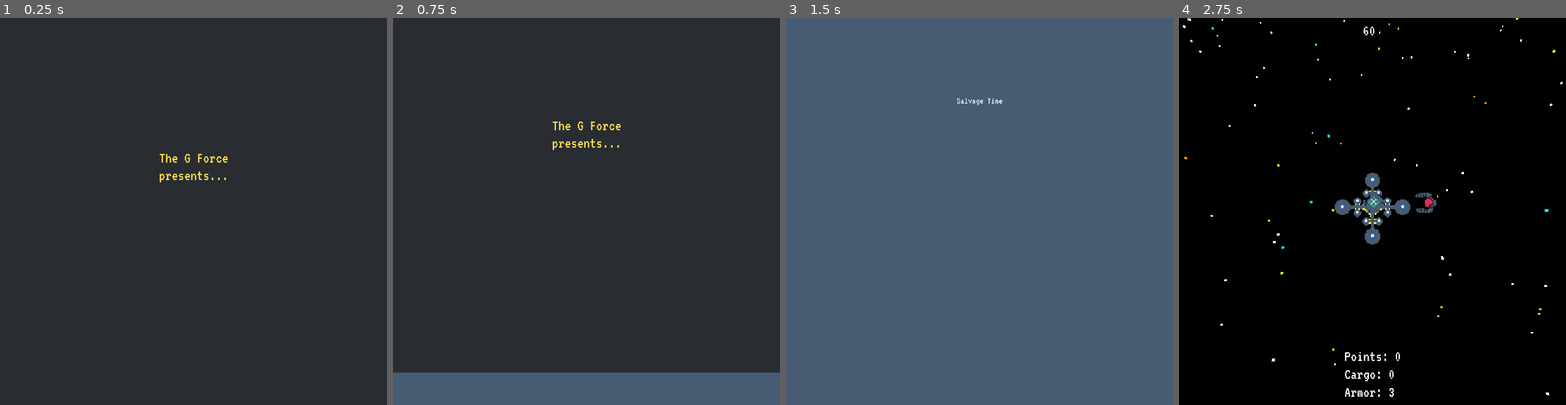
Above: before the commit, frames 1-4 (left to right).
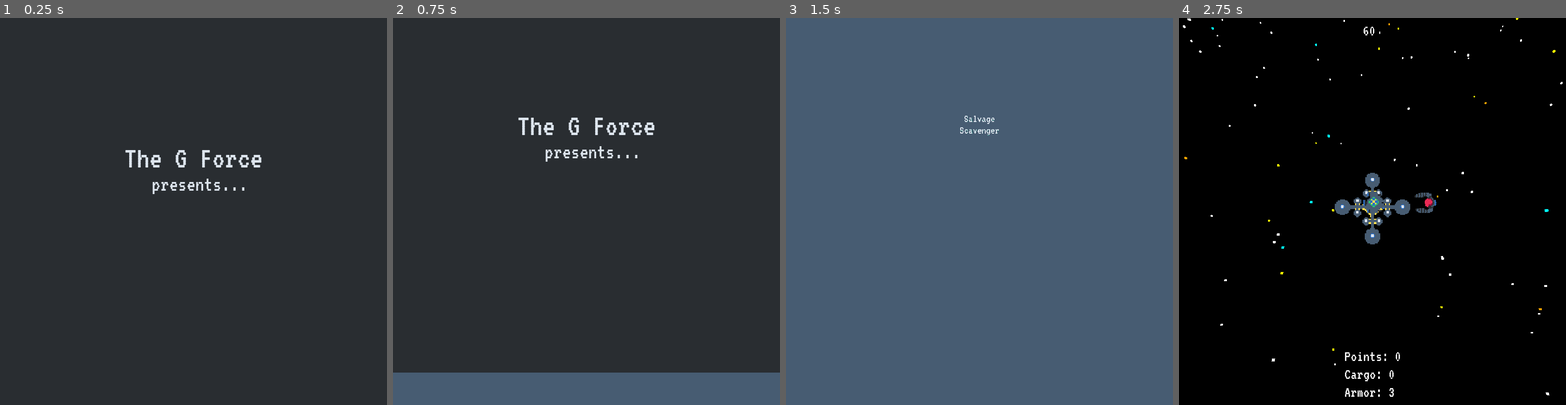
Above: after the commit, the same moments.

Repository: the-g-force/2022-January
Game: Godot game, scene res://Intro/MainMenu.tscn
The game is run twice, just before and just after one commit, with the same random seed, the same clock (stepped at 60 frames per second) and the same inputs. This scene is started directly instead of the project's main scene.
Inputs (mouse positions are in pixels of both pictures, inside the frame that each line leads up to):
- Up to frame 1 (0.25 s): no input
- Up to frame 2 (0.75 s): tap Enter at 0.5 s; move the mouse to (671, 192) at 0.52 s; hold D (move_right) from 0.53 s (still down); tap Space (fire) at 0.6 s; click (671, 192) at 0.67 s
- Up to frame 3 (1.5 s): move the mouse to (902, 230) at 1.27 s; release D (move_right) at 1.28 s; hold S (move_down) from 1.28 s (still down); tap Space (fire) at 1.35 s
- Up to frame 4 (2.75 s): release S (move_down) at 2 s; click "Play!" at 2 s

The runs differ from the first frame. In frame 1, 1.0% of the frame differs, in the area x 32-68%, y 34-46%; in frame 2, 1.0%; in frame 3, 0.2%; in frame 4, nothing differs.

Commit message:
Change title and instructions

Diff:
--- a/project/Intro/MainMenu.tscn
+++ b/project/Intro/MainMenu.tscn
@@ -1,11 +1,11 @@
-[gd_scene load_steps=9 format=2]
+[gd_scene load_steps=10 format=2]
 
 [ext_resource path="res://Intro/MainMenu.gd" type="Script" id=1]
 [ext_resource path="res://World/VT323-Regular.ttf" type="DynamicFontData" id=2]
 [ext_resource path="res://World/palette.png" type="Texture" id=3]
 
 [sub_resource type="DynamicFont" id=1]
-size = 32
+size = 44
 outline_color = Color( 0.913725, 0.164706, 0.333333, 1 )
 font_data = ExtResource( 2 )
 
@@ -13,12 +13,16 @@
 default_font = SubResource( 1 )
 
 [sub_resource type="DynamicFont" id=5]
-size = 92
+size = 108
+font_data = ExtResource( 2 )
+
+[sub_resource type="DynamicFont" id=6]
+size = 64
 font_data = ExtResource( 2 )
 
 [sub_resource type="Animation" id=3]
 tracks/0/type = "value"
-tracks/0/path = NodePath("Splash/GForce:visible")
+tracks/0/path = NodePath("Splash:rect_position")
 tracks/0/interp = 1
 tracks/0/loop_wrap = true
 tracks/0/imported = false
@@ -27,10 +31,10 @@
 "times": PoolRealArray( 0 ),
 "transitions": PoolRealArray( 1 ),
 "update": 0,
-"values": [ true ]
+"values": [ Vector2( 0, 0 ) ]
 }
 tracks/1/type = "value"
-tracks/1/path = NodePath("Button:visible")
+tracks/1/path = NodePath("Main/Title:visible")
 tracks/1/interp = 1
 tracks/1/loop_wrap = true
 tracks/1/imported = false
@@ -42,7 +46,7 @@
 "values": [ false ]
 }
 tracks/2/type = "value"
-tracks/2/path = NodePath("Splash/GForce:rect_position")
+tracks/2/path = NodePath("Main/Title:rect_size")
 tracks/2/interp = 1
 tracks/2/loop_wrap = true
 tracks/2/imported = false
@@ -51,10 +55,10 @@
 "times": PoolRealArray( 0 ),
 "transitions": PoolRealArray( 1 ),
 "update": 0,
-"values": [ Vector2( 313.5, 273 ) ]
+"values": [ Vector2( 442, 339 ) ]
 }
 tracks/3/type = "value"
-tracks/3/path = NodePath("Splash:rect_position")
+tracks/3/path = NodePath("Main/Title:rect_scale")
 tracks/3/interp = 1
 tracks/3/loop_wrap = true
 tracks/3/imported = false
@@ -63,51 +67,15 @@
 "times": PoolRealArray( 0 ),
 "transitions": PoolRealArray( 1 ),
 "update": 0,
-"values": [ Vector2( 0, 0 ) ]
+"values": [ Vector2( 1, 1 ) ]
 }
 tracks/4/type = "value"
-tracks/4/path = NodePath("Main/Title:visible")
+tracks/4/path = NodePath("Main/instructions:visible")
 tracks/4/interp = 1
 tracks/4/loop_wrap = true
 tracks/4/imported = false
 tracks/4/enabled = true
 tracks/4/keys = {
-"times": PoolRealArray( 0 ),
-"transitions": PoolRealArray( 1 ),
-"update": 0,
-"values": [ false ]
-}
-tracks/5/type = "value"
-tracks/5/path = NodePath("Main/Title:rect_size")
-tracks/5/interp = 1
-tracks/5/loop_wrap = true
-tracks/5/imported = false
-tracks/5/enabled = true
-tracks/5/keys = {
-"times": PoolRealArray( 0 ),
-"transitions": PoolRealArray( 1 ),
-"update": 0,
-"values": [ Vector2( 442, 339 ) ]
-}
-tracks/6/type = "value"
-tracks/6/path = NodePath("Main/Title:rect_scale")
-tracks/6/interp = 1
-tracks/6/loop_wrap = true
-tracks/6/imported = false
-tracks/6/enabled = true
-tracks/6/keys = {
-"times": PoolRealArray( 0 ),
-"transitions": PoolRealArray( 1 ),
-"update": 0,
-"values": [ Vector2( 1, 1 ) ]
-}
-tracks/7/type = "value"
-tracks/7/path = NodePath("Main/instructions:visible")
-tracks/7/interp = 1
-tracks/7/loop_wrap = true
-tracks/7/imported = false
-tracks/7/enabled = true
-tracks/7/keys = {
 "times": PoolRealArray( 0 ),
 "transitions": PoolRealArray( 1 ),
 "update": 0,
@@ -208,13 +176,15 @@
 anchor_left = 0.5
 anchor_right = 0.5
 margin_left = -221.0
-margin_right = 223.0
-margin_bottom = 339.0
+margin_top = 49.0
+margin_right = 221.0
+margin_bottom = 388.0
 rect_pivot_offset = Vector2( 221, 171 )
 custom_colors/font_color = Color( 0.866667, 0.898039, 0.933333, 1 )
-custom_colors/font_color_shadow = Color( 0.172549, 0.427451, 0.756863, 1 )
+custom_colors/font_color_shadow = Color( 0.0156863, 0.454902, 0.419608, 1 )
 custom_fonts/font = SubResource( 5 )
-text = "Salvage Time"
+text = "Salvage
+Scavenger"
 align = 1
 valign = 1
 __meta__ = {
@@ -227,10 +197,12 @@
 anchor_top = 1.0
 anchor_right = 0.5
 anchor_bottom = 1.0
-margin_left = -262.0
+margin_left = -341.0
 margin_top = -293.0
-margin_right = 262.0
-text = "Blast your enemies to smithereens and return their debris to your home planet for fun and profit."
+margin_right = 341.0
+text = "Blast enemies and
+return debris to the space station for fun and profit."
+align = 1
 valign = 1
 autowrap = true
 __meta__ = {
@@ -265,12 +237,29 @@
 anchor_top = 0.5
 anchor_right = 0.5
 anchor_bottom = 0.5
+margin_left = -143.0
+margin_top = -143.0
+margin_right = 143.0
+margin_bottom = -50.0
+custom_colors/font_color = Color( 0.866667, 0.898039, 0.933333, 1 )
+custom_fonts/font = SubResource( 6 )
+text = "The G Force"
+align = 1
+__meta__ = {
+"_edit_use_anchors_": false
+}
+
+[node name="GForce2" type="Label" parent="Splash"]
+anchor_left = 0.5
+anchor_top = 0.5
+anchor_right = 0.5
+anchor_bottom = 0.5
 margin_left = -86.5
 margin_top = -127.0
-margin_right = 86.5
-margin_bottom = -35.9998
-custom_colors/font_color = Color( 1, 0.878431, 0.317647, 1 )
-text = "The G Force
+margin_right = 111.5
+margin_bottom = -34.0
+custom_colors/font_color = Color( 0.866667, 0.898039, 0.933333, 1 )
+text = "
 presents..."
 align = 1
 __meta__ = {
